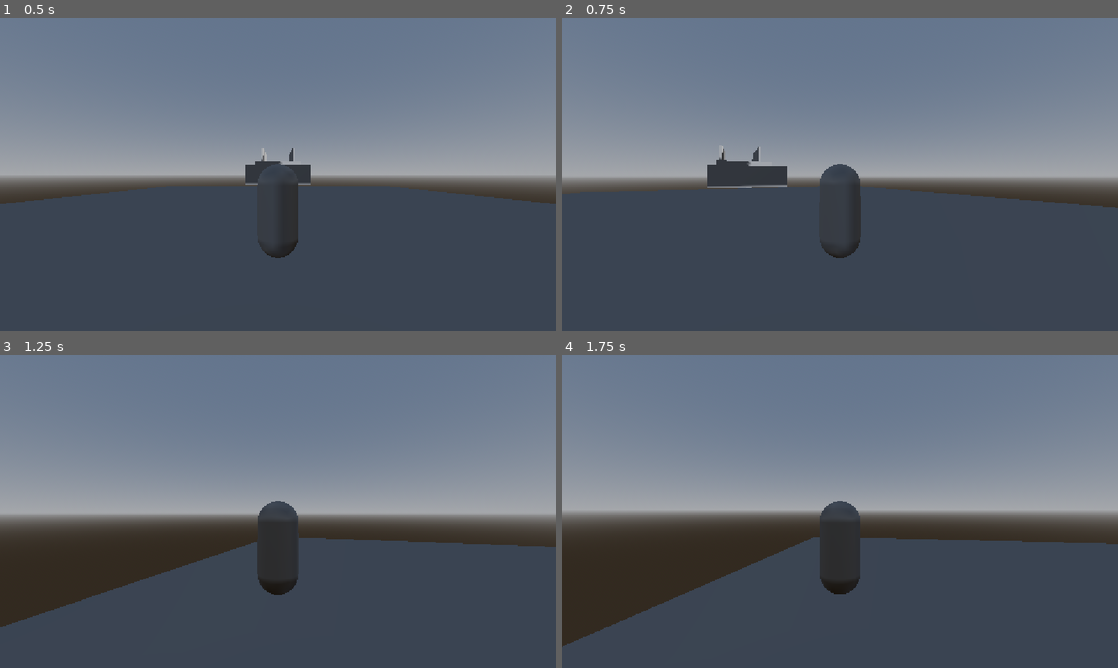
Above: before the commit, frames 1-4 (two rows, left to right).
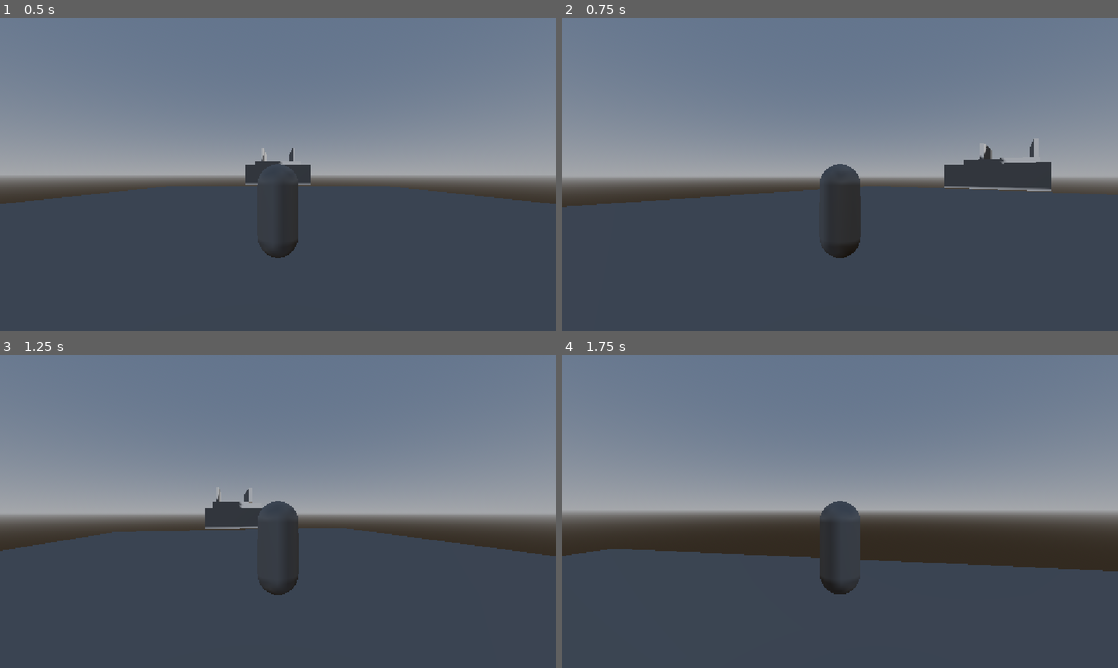
Above: after the commit, the same moments.

Repository: StepTred/Chase-game-proto
Game: Godot game, scene res://levels/test/rooftop_test.tscn
Same seed, same stepped clock (60 frames per second), same inputs: the game is played once before the commit and once after it.
Inputs (mouse positions are in pixels of both pictures, inside the frame that each line leads up to):
- Up to frame 1 (0.5 s): no input
- Up to frame 2 (0.75 s): move the mouse to (867, 174) at 0.52 s; hold W (move_forward) from 0.53 s (still down)
- Up to frame 3 (1.25 s): keep holding W (move_forward); tap Space (jump) at 0.77 s
- Up to frame 4 (1.75 s): keep holding W (move_forward); move the mouse to (812, 511) at 1.27 s; tap Space (jump) at 1.52 s

Frame 1 is identical in both runs. In frame 2, 5.0% of the frame differs, in the area x 0-100%, y 38-75%; in frame 3, 8.9%; in frame 4, 9.9%, in the area x 0-100%, y 58-94%.

Commit message:
Add acceleration-based movement and air control
Co-Authored-By: Claude Sonnet 5 <noreply@anthropic.com>

Diff:
--- a/chase-game-project/player/player_controller.gd
+++ b/chase-game-project/player/player_controller.gd
@@ -2,8 +2,11 @@
 extends CharacterBody3D
 
 @export_group("Movement")
-@export var move_speed: float = 6.0
-@export var turn_speed: float = 10.0
+@export var max_speed: float = 8.0
+@export var acceleration: float = 40.0
+@export var deceleration: float = 50.0
+@export var air_control_multiplier: float = 0.35
+@export var turn_speed: float = 12.0
 
 @export_group("Jumping")
 @export var jump_velocity: float = 6.0
@@ -21,14 +24,16 @@
 
 	var input_dir: Vector2 = Input.get_vector("move_left", "move_right", "move_forward", "move_back")
 	var direction: Vector3 = camera_pivot.get_movement_direction(input_dir)
+	var target_velocity: Vector3 = direction * max_speed
+	var rate: float = acceleration if direction.length() > 0.0 else deceleration
+	if not is_on_floor():
+		rate *= air_control_multiplier
+
+	velocity.x = move_toward(velocity.x, target_velocity.x, rate * delta)
+	velocity.z = move_toward(velocity.z, target_velocity.z, rate * delta)
 
 	if direction.length() > 0.0:
-		velocity.x = direction.x * move_speed
-		velocity.z = direction.z * move_speed
 		face_direction(direction, delta)
-	else:
-		velocity.x = 0.0
-		velocity.z = 0.0
 
 	move_and_slide()
 
